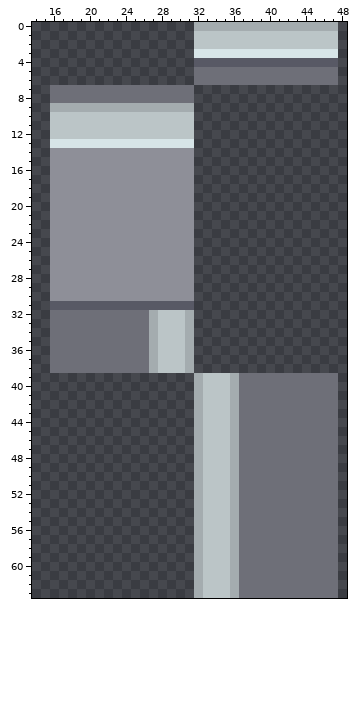
Edited in one commit: pixel-art sprite (Resources/Textures/_CP14/Structures/Walls/TEMPLATE.rsi/brick3.png). Above, as it was before the edit.
The file is 64x64 pixels. Shown: x 14..48, y 0..63.
After:
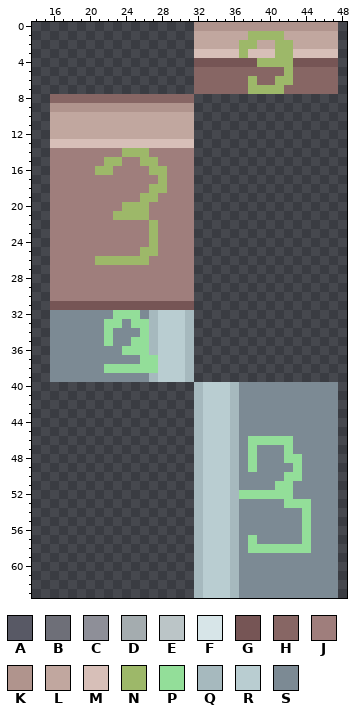
Palette (. is transparent): A #585965  B #6e6f78  C #8e8f98  D #a4acaf  E #bbc5c7  F #d7e5e8  G #765555  H #876664  J #9f7e7c  K #b0948d  L #c1a79f  M #d7bfb8  N #9db869  P #93de99  Q #a6b9be  R #b9cdd1  S #7c8a94
The edit:
Changed rows in their new state; - is an unchanged pixel.
first column x 16:
 0 ----------------KKKKKKKKKKKKKKKK
 1 ----------------LLLLLLNNNNLLLLLL
 2 ----------------LLLLLNNLLNNLLLLL
 3 ----------------MMMMMNMMMNNMMMMM
 4 ----------------GGGGGGGNNNNGGGGG
 5 ----------------HHHHHHHHHHNHHHHH
 6 ----------------HHHHHHNHHNNHHHHH
 7 ................HHHHHHNNNNHHHHHH
 8 HHHHHHHHHHHHHHHH----------------
 9 KKKKKKKKKKKKKKKK----------------
10 LLLLLLLLLLLLLLLL----------------
11 LLLLLLLLLLLLLLLL----------------
12 LLLLLLLLLLLLLLLL----------------
13 MMMMMMMMMMMMMMMM----------------
14 JJJJJJJJNNNJJJJJ----------------
15 JJJJJJNNJJNNJJJJ----------------
16 JJJJJNNJJJJNNJJJ----------------
17 JJJJJJJJJJJJNJJJ----------------
18 JJJJJJJJJJJNNJJJ----------------
19 JJJJJJJJJJNNJJJJ----------------
20 JJJJJJJJNNNJJJJJ----------------
21 JJJJJJJNNNNJJJJJ----------------
22 JJJJJJJJJJJNJJJJ----------------
23 JJJJJJJJJJJNJJJJ----------------
24 JJJJJJJJJJJNJJJJ----------------
25 JJJJJJJJJJNNJJJJ----------------
26 JJJJJNNNNNNJJJJJ----------------
27 JJJJJJJJJJJJJJJJ----------------
28 JJJJJJJJJJJJJJJJ----------------
29 JJJJJJJJJJJJJJJJ----------------
30 JJJJJJJJJJJJJJJJ----------------
31 GGGGGGGGGGGGGGGG----------------
32 SSSSSSSPPPSQRRRQ----------------
33 SSSSSSPPSPPQRRRQ----------------
34 SSSSSSPSSSPQRRRQ----------------
35 SSSSSSPSSPPQRRRQ----------------
36 SSSSSSSSPPPQRRRQ----------------
37 SSSSSSSSSSPPRRRQ----------------
38 SSSSSSPPPPPPRRRQ----------------
39 SSSSSSSSSSSQRRRQ................
40 ----------------QRRRQSSSSSSSSSSS
41 ----------------QRRRQSSSSSSSSSSS
42 ----------------QRRRQSSSSSSSSSSS
43 ----------------QRRRQSSSSSSSSSSS
44 ----------------QRRRQSSSSSSSSSSS
45 ----------------QRRRQSSSSSSSSSSS
46 ----------------QRRRQSPPPPPSSSSS
47 ----------------QRRRQSPSSSPSSSSS
48 ----------------QRRRQSPSSSPPSSSS
49 ----------------QRRRQSPSSSSPSSSS
50 ----------------QRRRQSSSSSPPSSSS
51 ----------------QRRRQSSSSPPSSSSS
52 ----------------QRRRQPPPPPPSSSSS
53 ----------------QRRRQSSSSSPPPSSS
54 ----------------QRRRQSSSSSSSPSSS
55 ----------------QRRRQSSSSSSSPSSS
56 ----------------QRRRQSSSSSSSPSSS
57 ----------------QRRRQSPSSSSSPSSS
58 ----------------QRRRQSPPPPPPPSSS
59 ----------------QRRRQSSSSSSSSSSS
60 ----------------QRRRQSSSSSSSSSSS
61 ----------------QRRRQSSSSSSSSSSS
62 ----------------QRRRQSSSSSSSSSSS
63 ----------------QRRRQSSSSSSSSSSS
Changed places in both pictures, as pixel boxes (x1, y1, x2, y2):
changed: (50, 22, 338, 598)
